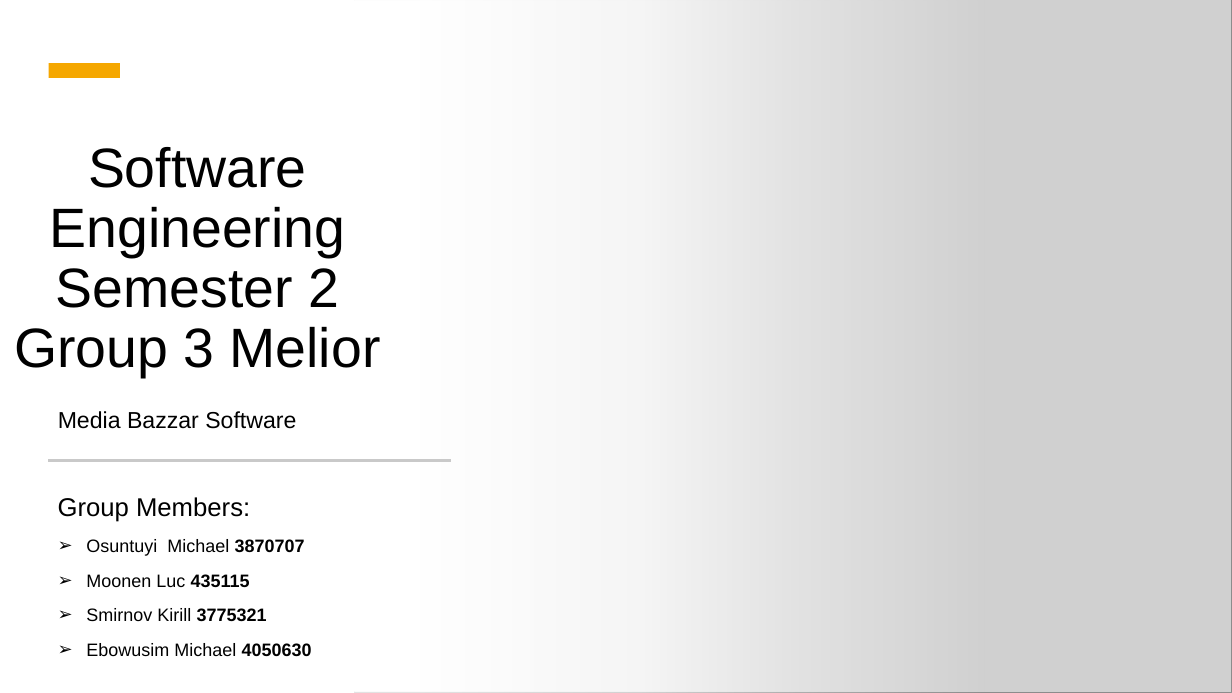
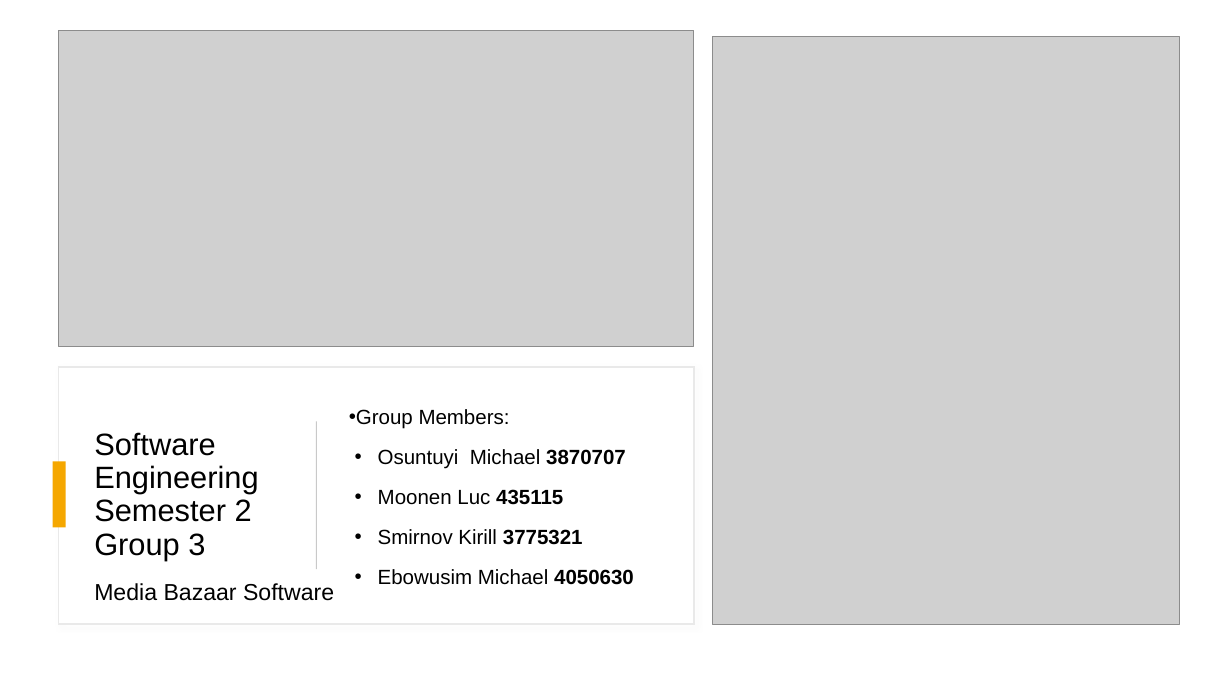
Before and after one commit to Mikey-OG/MediaBazaarproject, a slide deck: slide 1 of Project Documents/Presentation/Media Bazzar Group3.pptx. Drawn at 1232x693 pixels with LibreOffice and Linux fonts; fonts in the diff are those of the drawing; grey boxes stand for pictures. Boxes give left, top, right and bottom in pixels: in the first picture for what was removed or moved away, otherwise in the second. Text is boxed around its words. In the diff, an @@ line names an element or a change of style, - is before the commit and + after.

Commit message:
Software Deliverable

```diff
--- a/Project Documents/Presentation/Media Bazzar Group3.pptx
+++ b/Project Documents/Presentation/Media Bazzar Group3.pptx
@@ rectangle removed at (0,0,986,693) @@
@@ rectangle added at (56,0,1185,204), fill #FFFFFF, outline #E9E9E9 0.75 pt @@
@@ rectangle added at (57,0,1185,203), fill #FFFFFF @@
@@ picture added at (58,30,694,347) @@
@@ picture: place and size @@
-picture at (354,0,1232,693)
+picture at (713,37,1179,625)
@@ rectangle removed at (49,63,120,78) @@
@@ rectangle added at (58,367,694,624), fill #FFFFFF, outline #E9E9E9 1 pt @@
@@ title "Software Engineering Semester 2 Group ..." at (94,432,258,560): vertical alignment bottom to middle @@
@@ subtitle "Group Members:": place and size @@
-subtitle "Group Members:" at (58,497,312,657)
+subtitle "Group Members:" at (349,409,634,585)
@@ subtitle "Group Members:" at (349,409,634,585): size 20 to 16 pt in "Group Members:"; size 14 to 16 pt in "Osuntuyi Michael 3870707", "Moonen Luc 435115", "Smirnov Kirill 3775321", "Ebowusim Michael 4050630"; bullet none to •; line spacing 1 to 1.1; bullet ➢ to •; vertical alignment top to middle @@
@@ title at (94,432,258,560): text changed; size 43.2 to 24 pt @@
-Software Engineering Semester 2
-Group 3 Melior
+Software Engineering Semester 2
+Group 3
@@ rectangle added at (316,422,317,570), fill #C9C9C9 @@
@@ rectangle removed at (49,459,451,461) @@
@@ rectangle added at (53,461,66,528), fill #F5A700 @@
@@ text at (94,583,334,601): text changed @@
-Media Bazzar Software
+Media Bazaar Software
```
